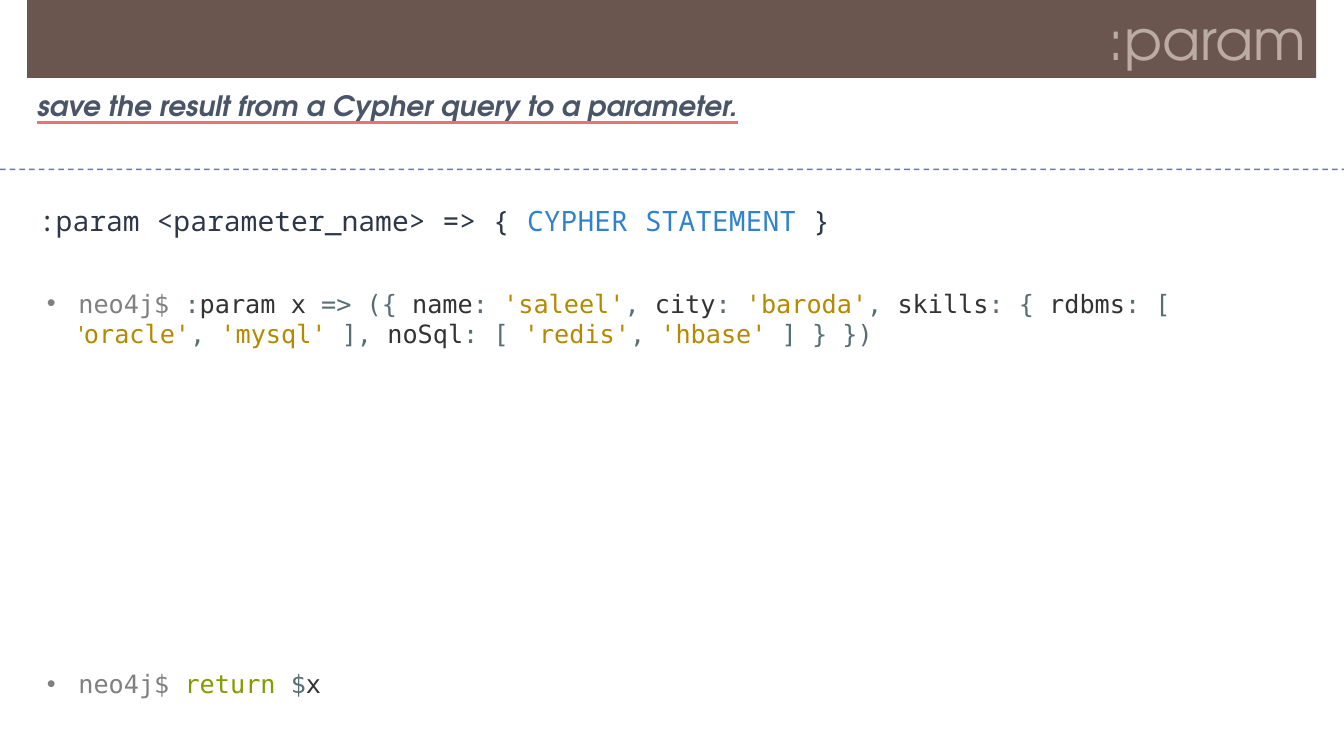
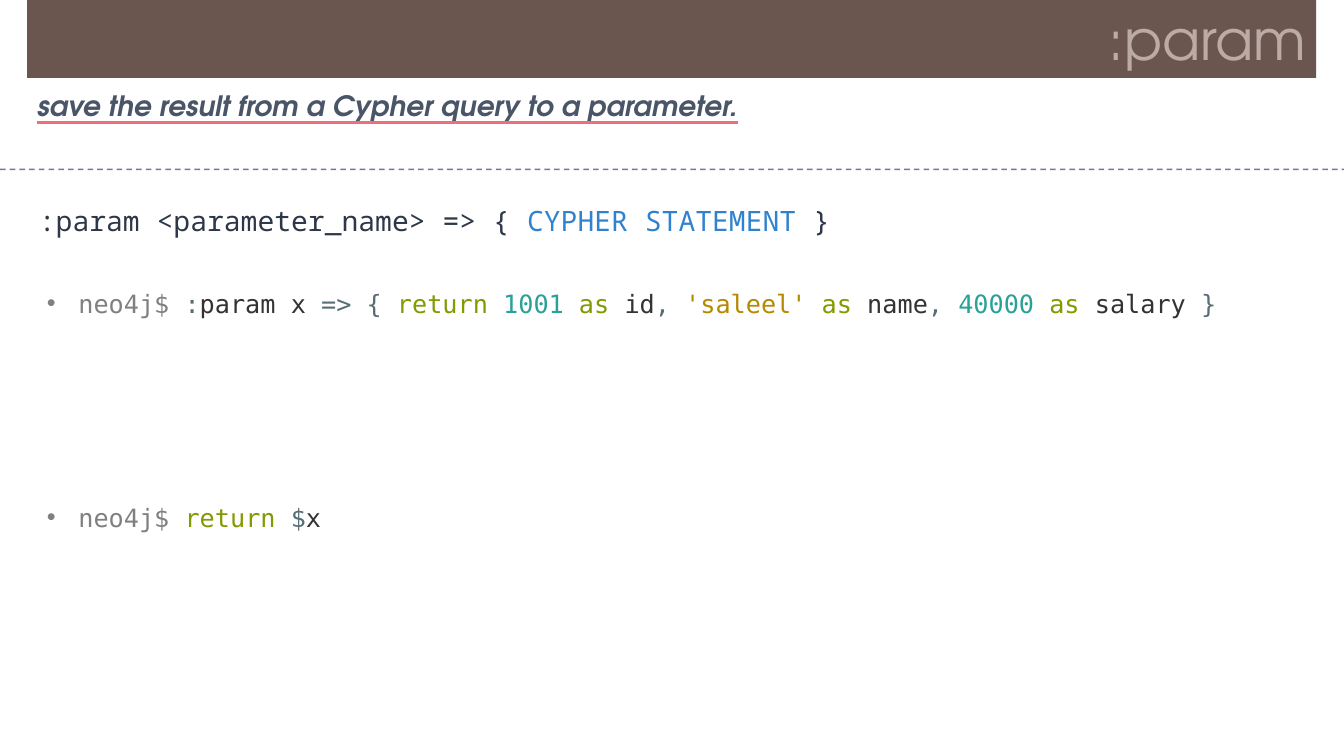
Before and after one commit to Saleel-Bagde/PPT-s, a slide deck: slide 36 of Neo4j.pptx. Drawn at 1344x756 pixels with LibreOffice and Linux fonts; fonts in the diff are those of the drawing. Boxes give left, top, right and bottom in pixels: in the first picture for what was removed or moved away, otherwise in the second. Text is boxed around its words. In the diff, an @@ line names an element or a change of style, - is before the commit and + after.

```diff
--- a/Neo4j.pptx
+++ b/Neo4j.pptx
@@ text at (78, 293, 1186, 319): text changed; text colour #B58900 to #333333 @@
-• neo4j$ :param x => ({ name: 'saleel', city: 'baroda', skills: { rdbms: [ 'oracle', 'mysql' ], noSql: [ 'redis', 'hbase' ] } })
+• neo4j$ :param x => { return 1001 as id, 'saleel' as name, 40000 as salary }
@@ text "neo4j$ return $x": place and size @@
-text "neo4j$ return $x" at (78, 674, 321, 698)
+text "neo4j$ return $x" at (78, 508, 321, 532)
```
Also in this commit, not shown: 2 other slides changed.
